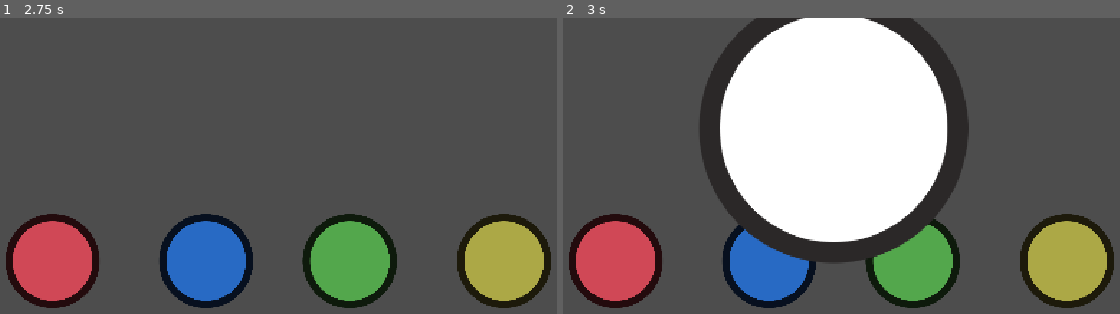
Above: before the commit, frames 1-2 (left to right).
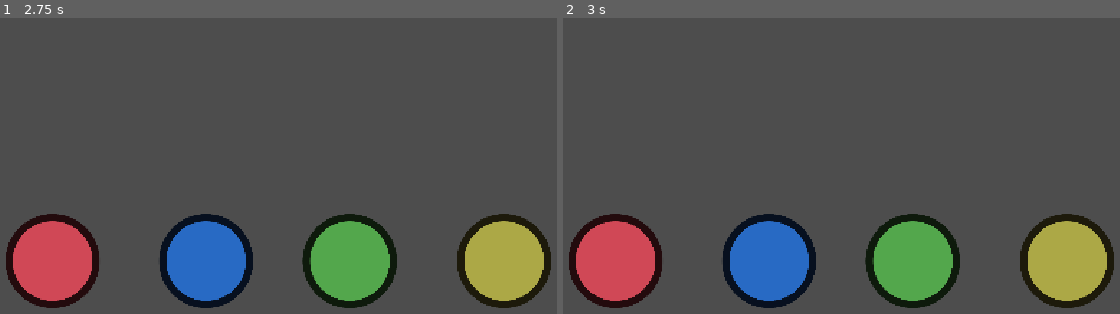
Above: after the commit, the same moments.

Repository: EduFdezSoy/MinijuegosMalagaJam
Game: Godot game, scene res://Scenes/PlayerSelection.tscn
Two runs of this game, one before a commit and one after it. Both use one fixed random seed, a clock stepped at 60 frames per second and the inputs below.
Inputs:
- Up to frame 1 (2.75 s): tap Enter at 0.5 s; tap Space (start_button) at 0.6, 1.25, 1.35, 2, 2.1 s
- Up to frame 2 (3 s): tap Space (start_button) at 2.75, 2.85 s

Frame 1 is identical in both runs. In frame 2, 33% of the frame differs, in the area x 24-73%, y 0-83%.

Commit message:
feat: comprobación para que no se pueda iniciar partida con menos de 2 jugadores

Diff:
--- a/Assets/Scripts/PlayersController.gd
+++ b/Assets/Scripts/PlayersController.gd
@@ -18,6 +18,9 @@
 	activePlayerCount+=1
 	print("Jugador ",index," se ha unido")
 
+
+func GetPlayersCount() -> int:
+	return activePlayerCount
 # Called when the node enters the scene tree for the first time.
 func _ready() -> void:
 	pass # Replace with function body.
--- a/Assets/Scripts/StartButton.gd
+++ b/Assets/Scripts/StartButton.gd
@@ -1,5 +1,6 @@
 extends Node
 @onready var roundController = get_node("../RoundController")
+@onready var playerController = get_node("../PlayersController")
 
 # Called when the node enters the scene tree for the first time.
 func _ready() -> void:
@@ -8,7 +9,7 @@
 
 # Called every frame. 'delta' is the elapsed time since the previous frame.
 func _process(delta: float) -> void:
-	if(Input.is_action_just_pressed("start_button")):
+	if(Input.is_action_just_pressed("start_button") and (playerController.GetPlayersCount() > 1)):
 		roundController.CreateRound()
 		#Añadir espera para la transición
 		SceneManager.LoadCurrentMinigame(roundController)
--- a/Scenes/Minigames/Minijuego2.tscn
+++ b/Scenes/Minigames/Minijuego2.tscn
@@ -1,3 +1,9 @@
 [gd_scene format=3 uid="uid://cdgfbmswqylwo"]
 
+[ext_resource type="Texture2D" uid="uid://cpdei0c4gficn" path="res://Assets/Sprites/GenericButton.png" id="1_3qinl"]
+
 [node name="Minijuego2" type="Node2D" unique_id=241074848]
+
+[node name="GenericButton" type="Sprite2D" parent="." unique_id=1765706520]
+position = Vector2(231, 477)
+texture = ExtResource("1_3qinl")
--- a/Scenes/Minigames/Minijuego3.tscn
+++ b/Scenes/Minigames/Minijuego3.tscn
@@ -1,3 +1,9 @@
 [gd_scene format=3 uid="uid://bb8ml4ltvhd0q"]
 
+[ext_resource type="Texture2D" uid="uid://cpdei0c4gficn" path="res://Assets/Sprites/GenericButton.png" id="1_ybwdi"]
+
 [node name="Minijuego3" type="Node2D" unique_id=287076601]
+
+[node name="GenericButton" type="Sprite2D" parent="." unique_id=461941072]
+position = Vector2(1034, 115)
+texture = ExtResource("1_ybwdi")
